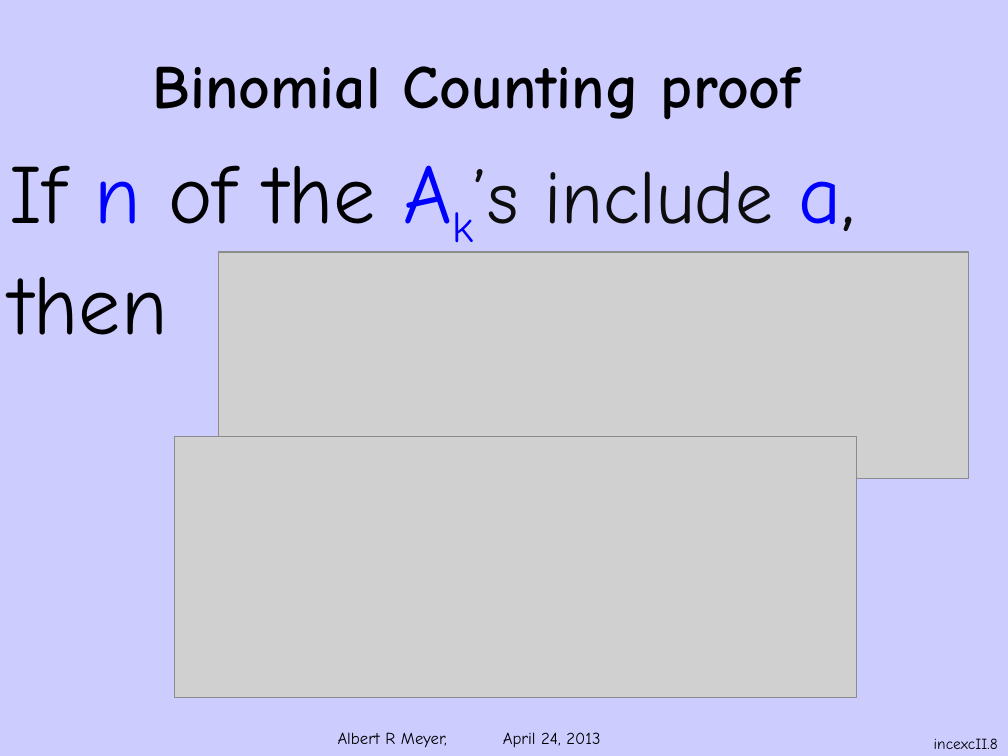
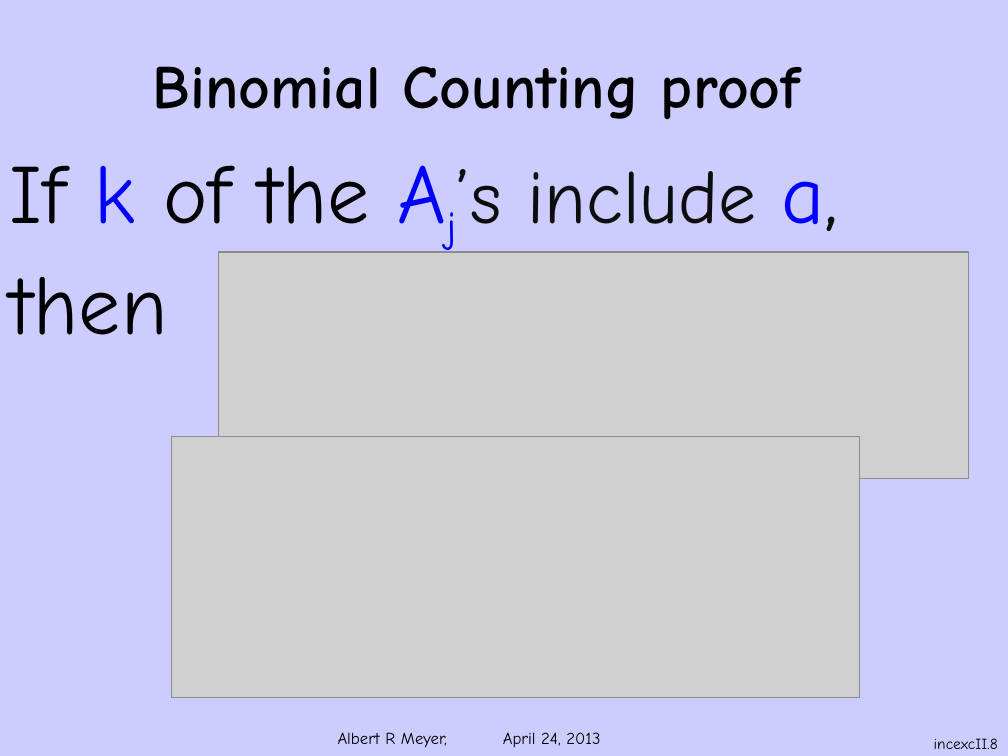
Before and after one commit to armeyer/mcs_web, a slide deck: slide 8 of spring13/slides13/incexcII.pptx. Drawn at 1008x756 pixels with LibreOffice and Linux fonts; fonts in the diff are those of the drawing; grey boxes stand for pictures; background and template pictures are left out. Boxes give left, top, right and bottom in pixels: in the first picture for what was removed or moved away, otherwise in the second. Text is boxed around its words. In the diff, an @@ line names an element or a change of style, - is before the commit and + after.

```diff
--- a/spring13/slides13/incexcII.pptx
+++ b/spring13/slides13/incexcII.pptx
@@ text at [10, 165, 838, 231]: text changed @@
-If n of the Ak’s include a,
+If k of the Aj’s include a,
@@ picture: place and size @@
-picture at [175, 436, 857, 697]
+picture at [171, 436, 860, 697]
```
Also in this commit, not shown: 4 other slides changed, 4 other files.
